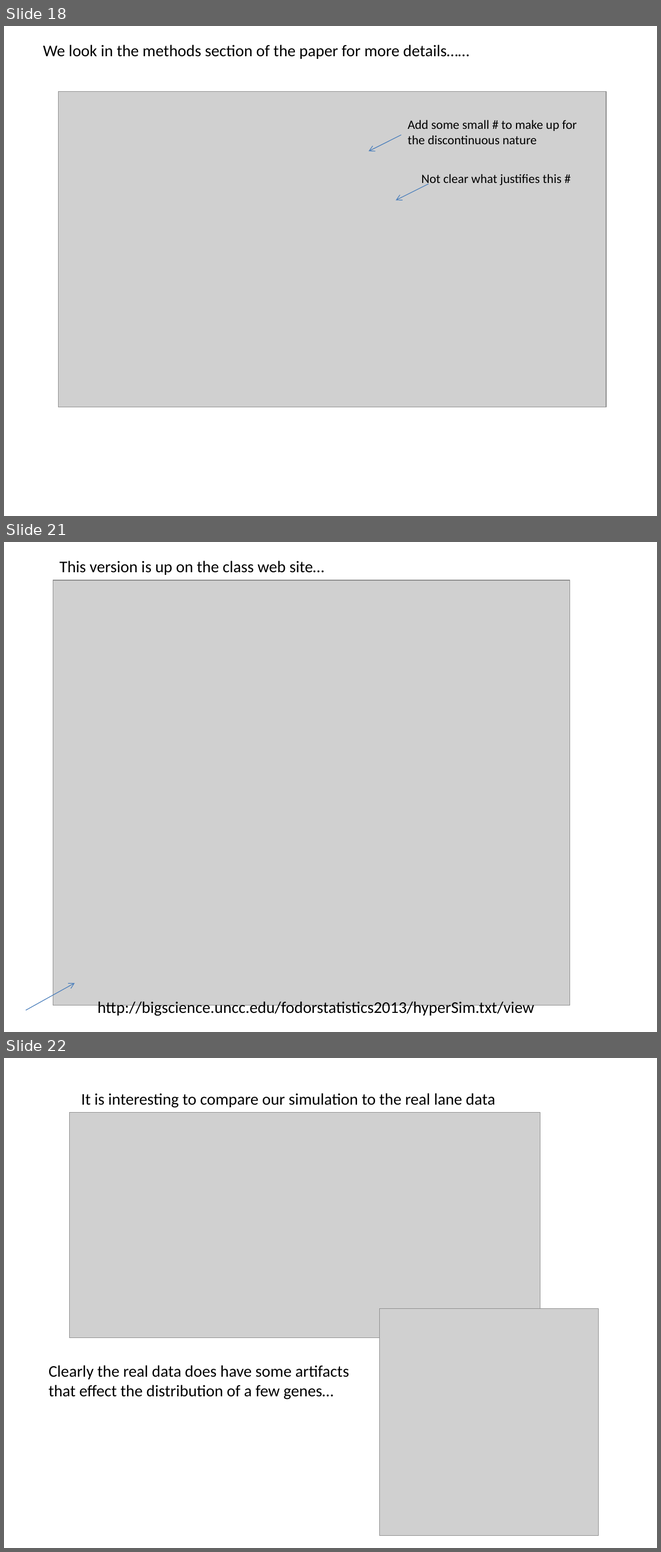
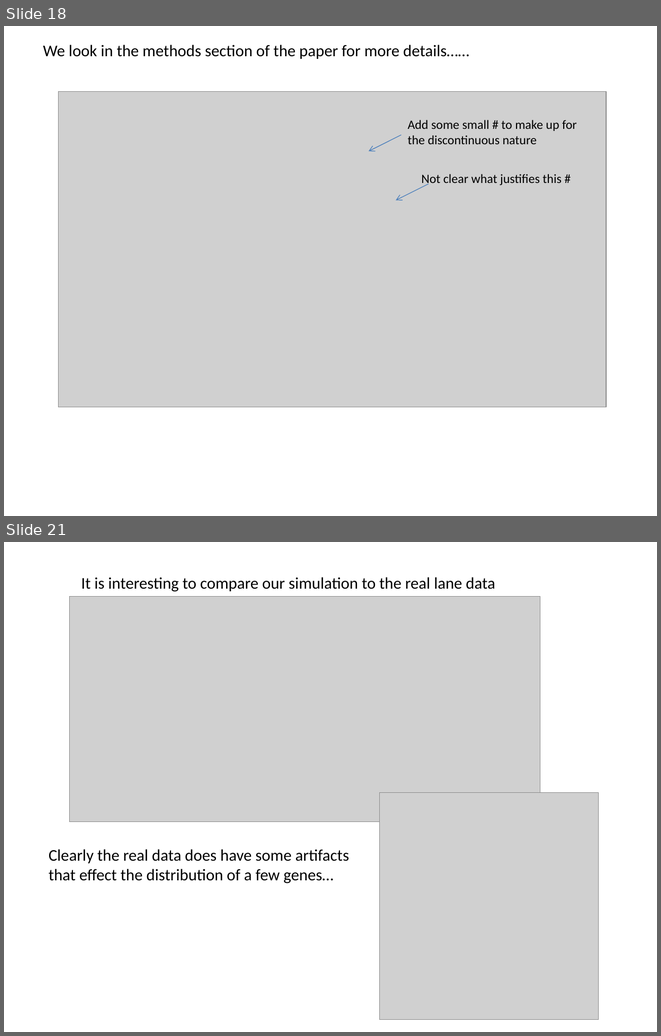
Before and after one commit to afodor/afodor.github.io, a slide deck: classes/stats2015/Lecture7.pptx. Shown one above the other, each under a label of ours: slides 18, 21 and 22 before the commit, slides 18 and 21 after it; the slides between them are not shown. The pictures are 661x1552 and 661x1036 pixels, drawn with LibreOffice and Linux fonts; fonts in the diff are those of the drawing; grey boxes stand for pictures. Boxes give left, top, right and bottom in pixels: in the first picture for what was removed or moved away, otherwise in the second. Text is boxed around its words. In the diff, an @@ line names an element or a change of style, - is before the commit and + after.

```diff
--- a/classes/stats2015/Lecture7.pptx
+++ b/classes/stats2015/Lecture7.pptx
@@ slide 21 removed at [4,542,657,1032], background #FFFFFF @@
@@ text removed at [60,561,325,575] @@
-This version is up on the class web site…
@@ picture removed at [53,580,570,1005] @@
@@ arrow removed from (26, 1010) to (74, 983) @@
@@ text removed at [97,1001,534,1017] @@
-http://bigscience.uncc.edu/fodorstatistics2013/hyperSim.txt/view
@@ what was slide 22 is now slide 21 @@
```
Also in this commit, not shown: 7 slides changed, 1 slide added, 2 other slides removed.
